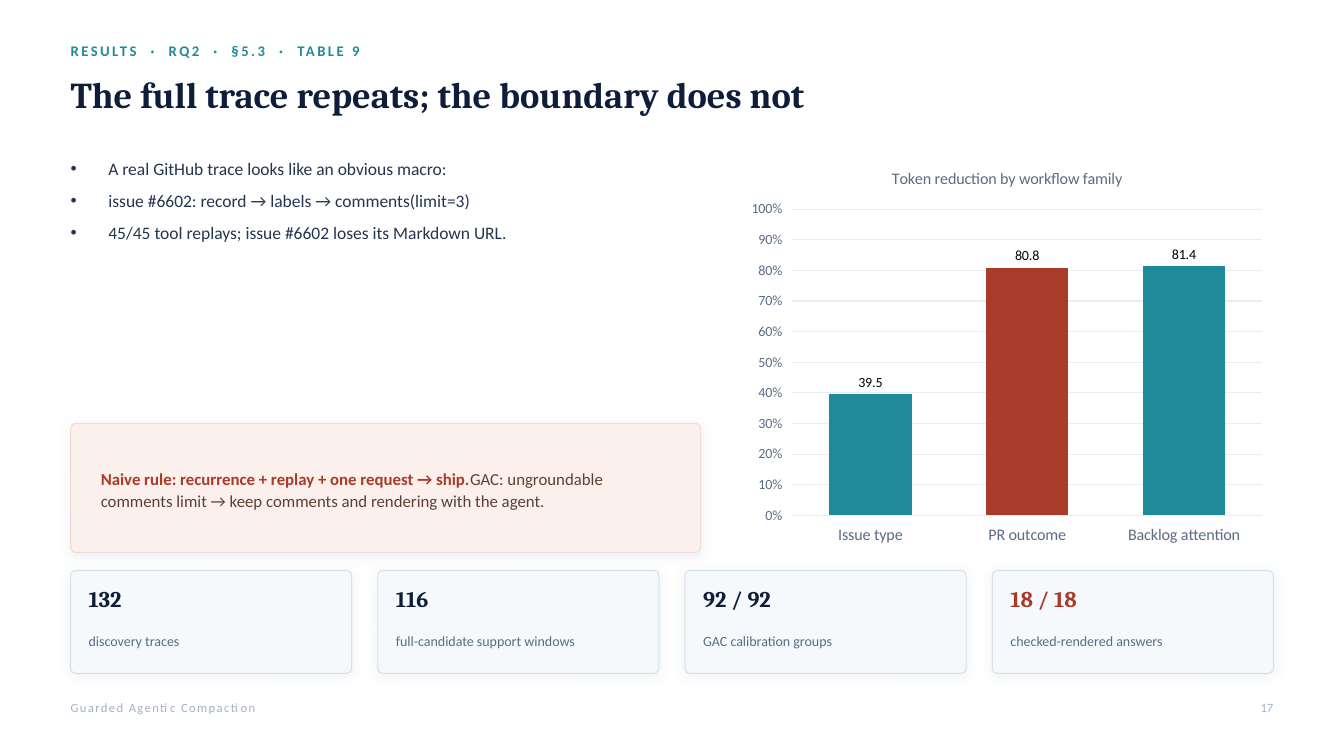
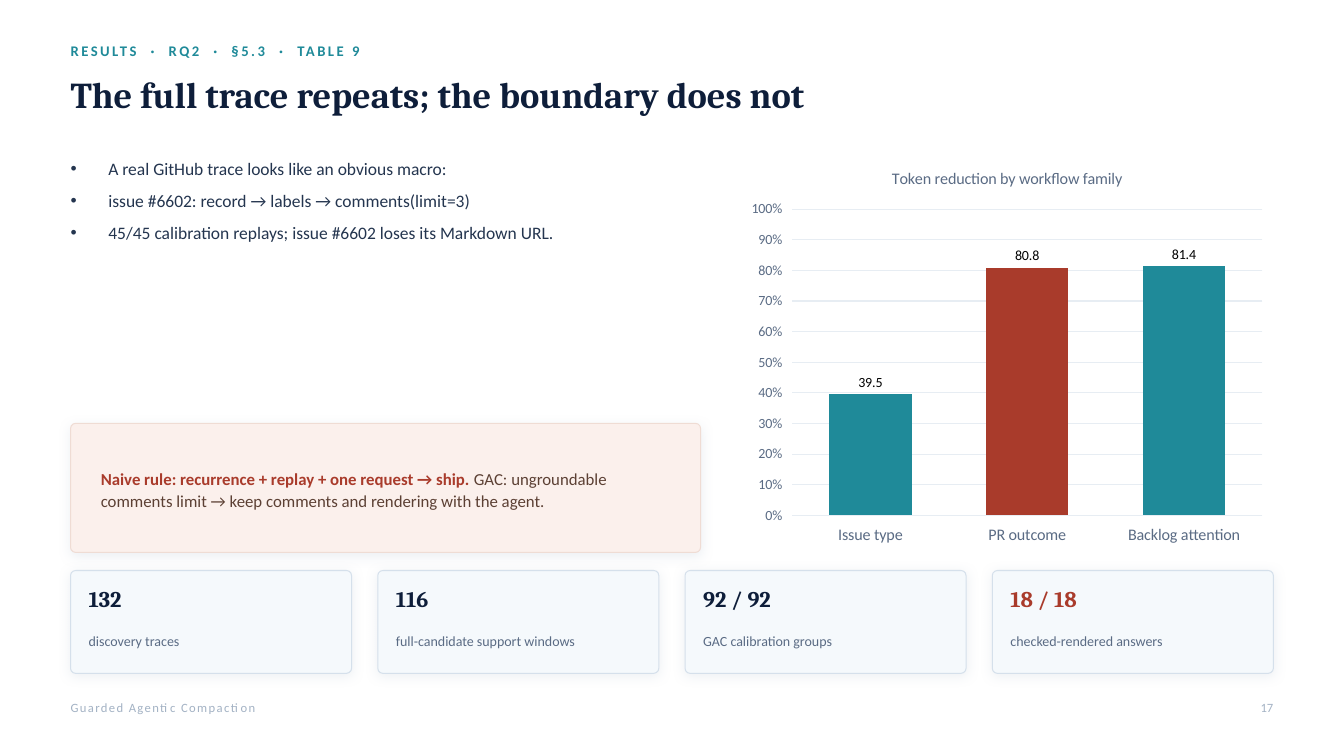
Before and after one commit to rrahimi-uci/guarded-agentic-compaction, a slide deck: slide 17 of paper/slides/compiling-recurrent-agent-workflows-into-guarded-programs-detailed.pptx. Drawn at 1344x756 pixels with LibreOffice and Linux fonts; fonts in the diff are those of the drawing. Boxes give left, top, right and bottom in pixels: in the first picture for what was removed or moved away, otherwise in the second. Text is boxed around its words. In the diff, an @@ line names an element or a change of style, - is before the commit and + after.

```diff
--- a/paper/slides/compiling-recurrent-agent-workflows-into-guarded-programs-detailed.pptx
+++ b/paper/slides/compiling-recurrent-agent-workflows-into-guarded-programs-detailed.pptx
@@ text at [108, 227, 553, 242]: text changed @@
-• 45/45 tool replays; issue #6602 loses its Markdown URL.
+• 45/45 calibration replays; issue #6602 loses its Markdown URL.
@@ text at [101, 473, 606, 510]: spaces changed @@
-Naive rule: recurrence + replay + one request → ship.GAC: ungroundable comments limit → keep comments and rendering with the agent.
+Naive rule: recurrence + replay + one request → ship. GAC: ungroundable comments limit → keep comments and rendering with the agent.
```
Also in this commit, not shown: 9 other slides changed, 3 slides added, 8 other files.
